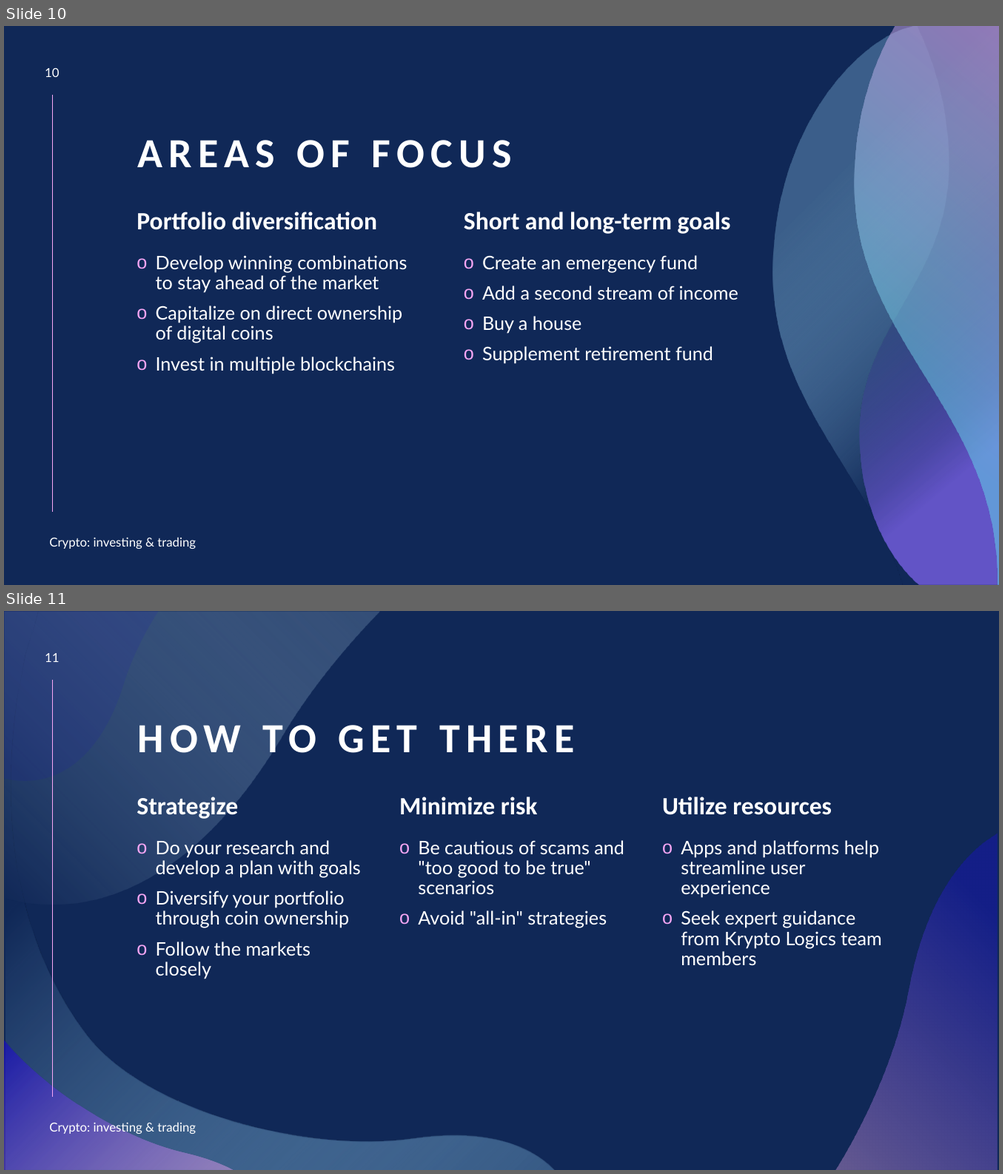
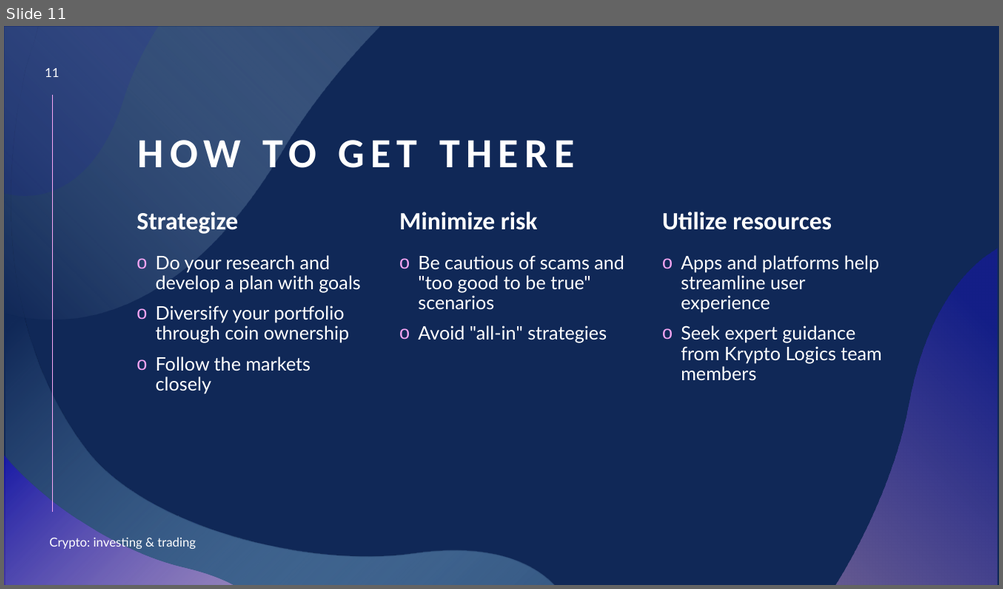
Before and after one commit to joshlynj/active_satellites, a slide deck: ppt/SATELLITE LIFE EXPECTANCY.pptx. Shown one above the other, each under a label of ours: slides 10 and 11 before the commit, slide 11 after it. The pictures are 1003x1174 and 1003x589 pixels, drawn with LibreOffice and Linux fonts; fonts in the diff are those of the drawing. Boxes give left, top, right and bottom in pixels: in the first picture for what was removed or moved away, otherwise in the second. Text is boxed around its words. In the diff, an @@ line names an element or a change of style, - is before the commit and + after.

```diff
--- a/ppt/SATELLITE LIFE EXPECTANCY.pptx
+++ b/ppt/SATELLITE LIFE EXPECTANCY.pptx
@@ slide 10 removed at (x1=4, y1=26, x2=999, y2=585), background #102857; not listed: 1 template element that a slide beside it also shows @@
@@ freeform shape removed at (x1=774, y1=26, x2=999, y2=585) @@
@@ freeform shape removed at (x1=854, y1=26, x2=999, y2=585) @@
@@ freeform shape removed at (x1=859, y1=26, x2=999, y2=585) @@
@@ page number removed at (x1=45, y1=68, x2=59, y2=77) @@
-10
@@ title removed at (x1=137, y1=140, x2=512, y2=168) @@
-AREAS OF FOCUS
@@ text removed at (x1=136, y1=212, x2=377, y2=230) @@
-Portfolio diversification
@@ text removed at (x1=464, y1=212, x2=731, y2=234) @@
-Short and long-term goals
@@ text removed at (x1=156, y1=255, x2=407, y2=374) @@
-o Develop winning combinations to stay ahead of the market
-o Capitalize on direct ownership of digital coins
-o Invest in multiple blockchains
@@ text removed at (x1=482, y1=255, x2=738, y2=364) @@
-o Create an emergency fund
-o Add a second stream of income
-o Buy a house
-o Supplement retirement fund
@@ text removed at (x1=49, y1=537, x2=196, y2=549) @@
-Crypto: investing & trading
```
Also in this commit, not shown: 1 slide changed, 4 slides added, 3 other slides removed.
